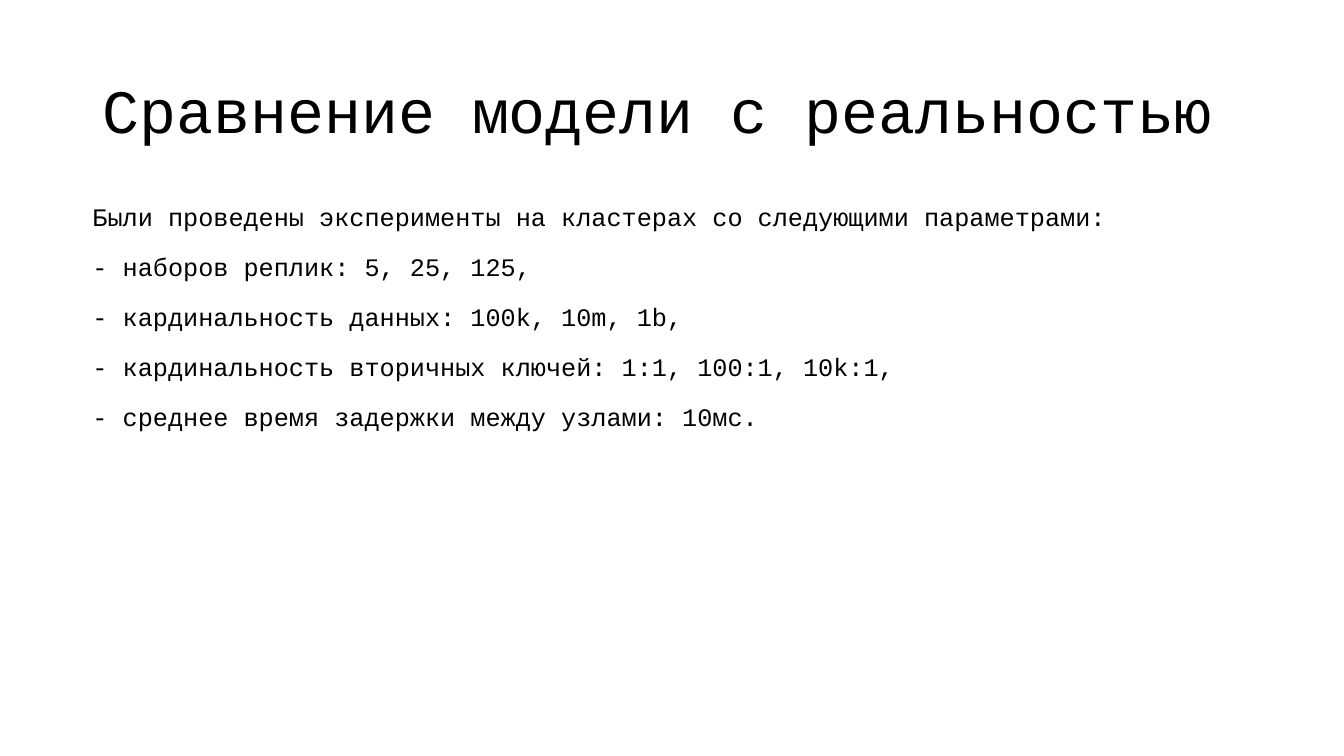
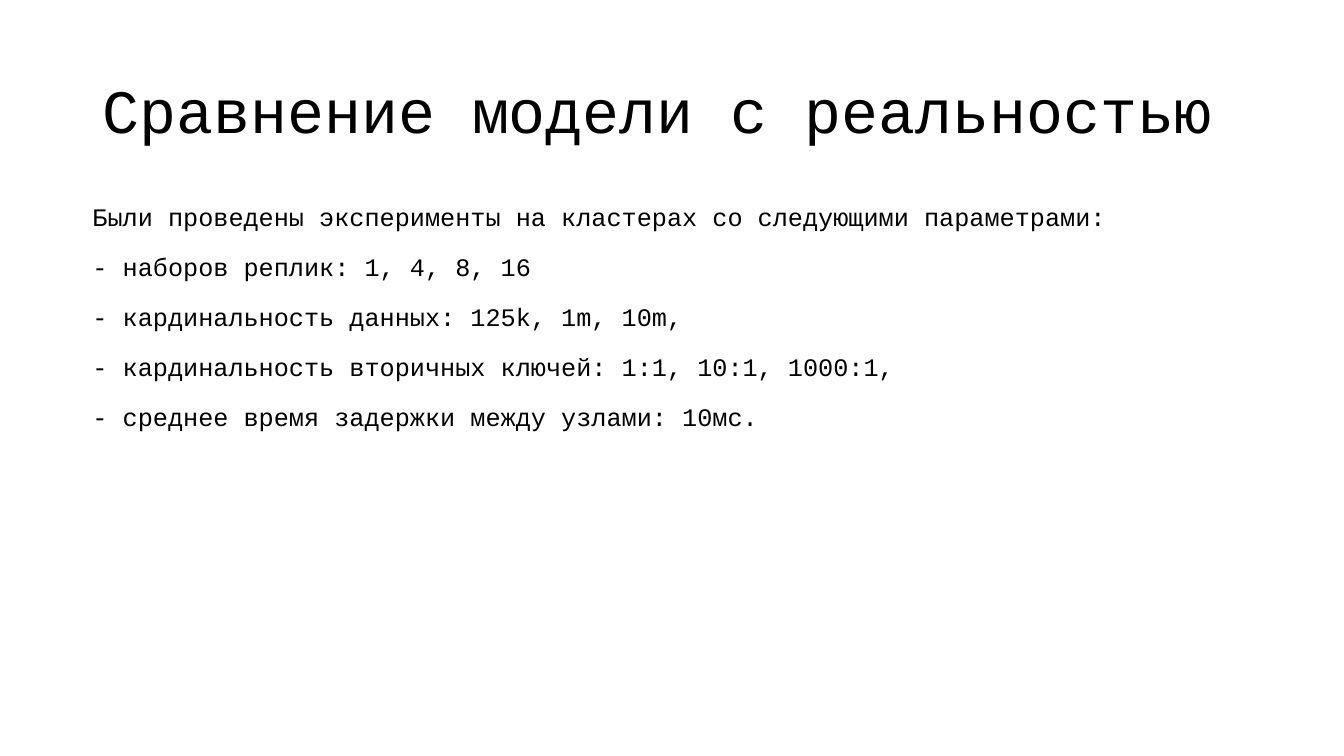
Before and after one commit to vitosotdihaet/pind, a slide deck: slide 17 of presentation.odp (slide 14 before the commit). Drawn at 1344x756 pixels with LibreOffice and Linux fonts; fonts in the diff are those of the drawing. Boxes give left, top, right and bottom in pixels: in the first picture for what was removed or moved away, otherwise in the second. Text is boxed around its words. In the diff, an @@ line names an element or a change of style, - is before the commit and + after.

```diff
--- a/presentation.odp
+++ b/presentation.odp
@@ text at (x1=123, y1=258, x2=894, y2=382): text changed @@
-- наборов реплик: 5, 25, 125,
-- кардинальность данных: 100k, 10m, 1b,
-- кардинальность вторичных ключей: 1:1, 100:1, 10k:1,
+- наборов реплик: 1, 4, 8, 16
+- кардинальность данных: 125k, 1m, 10m,
+- кардинальность вторичных ключей: 1:1, 10:1, 1000:1,
```
Also in this commit, not shown: 6 other slides changed, 3 slides added, 2 other files.
